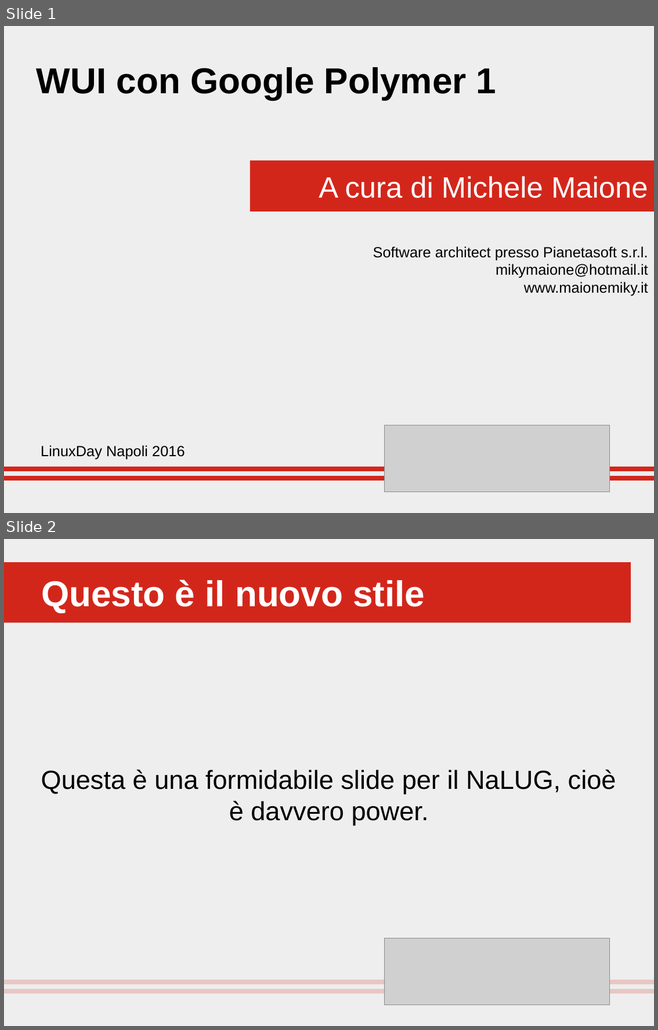
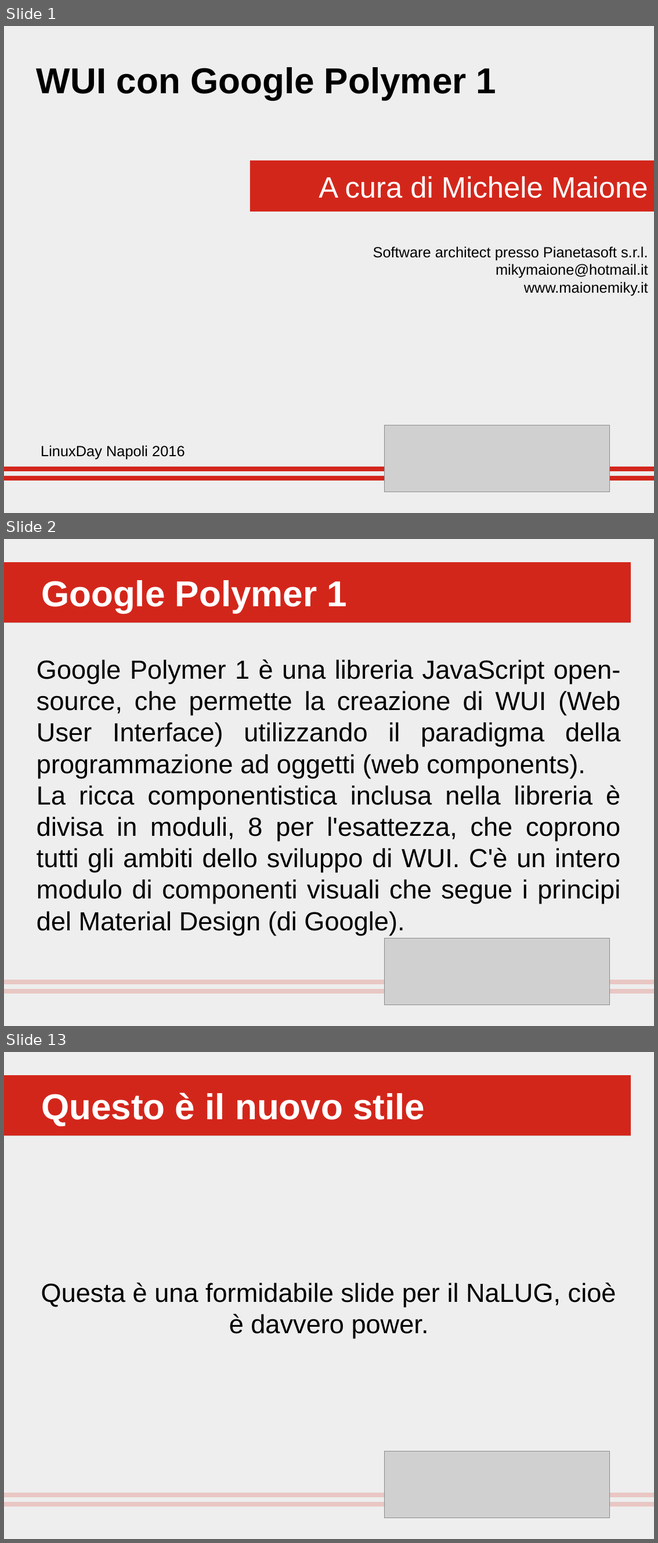
Before and after one commit to mikymaione/PolyPhoneBook, a slide deck: Docs/polymer.odp. Shown one above the other, each under a label of ours: slides 1 and 2 before the commit, slides 1, 2 and 13 after it; the slides between them are not shown. The pictures are 658x1030 and 658x1543 pixels, drawn with LibreOffice and Linux fonts; fonts in the diff are those of the drawing; grey boxes stand for pictures. Boxes give left, top, right and bottom in pixels: in the first picture for what was removed or moved away, otherwise in the second. Text is boxed around its words. In the diff, an @@ line names an element or a change of style, - is before the commit and + after.

```diff
--- a/Docs/polymer.odp
+++ b/Docs/polymer.odp
@@ slide 2 added at [4,539,654,1026], background #EEEEEE @@
@@ title added at [4,562,630,622], fill #D3261B, 44 pt, text #FFFFFF, bold @@
+Google Polymer 1
@@ subtitle added at [36,659,620,935], 32 pt, text #000000 @@
+Google Polymer 1 è una libreria JavaScript open-source, che permette la creazione di WUI (Web User Interface) utilizzando il paradigma della programmazione ad oggetti (web components).
+La ricca componentistica inclusa nella libreria è divisa in moduli, 8 per l'esattezza, che coprono tutti gli ambiti dello sviluppo di WUI. C'è un intero modulo di componenti visuali che segue i principi del Material Design (di Google).
@@ group added at [4,938,654,1005]: 4 rectangles, 1 picture @@
@@ what was slide 2 is now slide 13 @@
```
Also in this commit, not shown: 10 other slides added, 33 other files.
